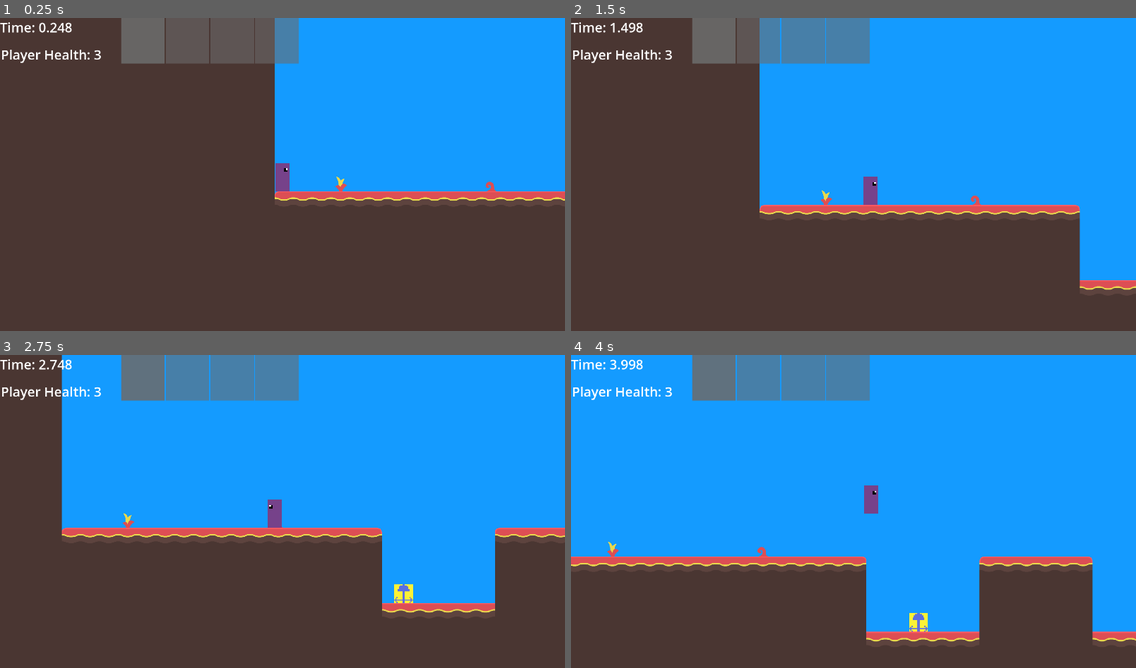
Above: before the commit, frames 1-4 (two rows, left to right).
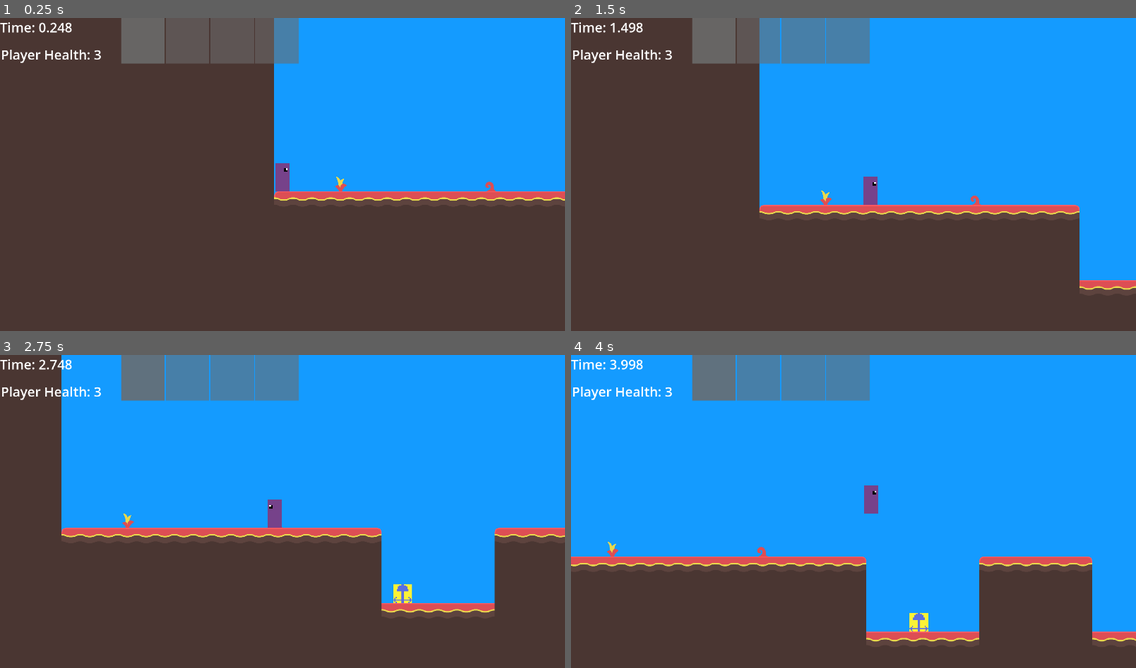
Above: after the commit, the same moments.

Repository: AidanCooper2003/AshenSkies
Game: Godot game, scene res://scenes/levels/playtest_level.tscn
The game is run twice, just before and just after one commit, with the same random seed, the same clock (stepped at 60 frames per second) and the same inputs.
Inputs (mouse positions are in pixels of both pictures, inside the frame that each line leads up to):
- Up to frame 1 (0.25 s): no input
- Up to frame 2 (1.5 s): move the mouse to (977, 161) at 0.52 s; press the mouse at (977, 161) at 0.53 s; hold D (Move Right) from 0.53 s (still down); tap Space (Jump) at 0.77 s; move the mouse to (740, 193) at 1.27 s; release the mouse at (740, 193) at 1.28 s; right-click (740, 193) at 1.35 s
- Up to frame 3 (2.75 s): tap Space (Jump) at 1.52 s; move the mouse to (339, 442) at 2.02 s; release D (Move Right) at 2.03 s; hold A (Move Left) from 2.03 s (still down); tap Mouse wheel down (SwapWeaponDown) at 2.1 s
- Up to frame 4 (4 s): move the mouse to (825, 577) at 2.77 s; release A (Move Left) at 2.78 s; hold D (Move Right) from 2.78 s (still down); tap Mouse wheel up (SwapWeaponUp) at 2.85 s; tap Space (Jump) at 3.02, 3.77 s; move the mouse to (1023, 561) at 3.52 s; hold E (Tertiary Fire) from 3.53 s (still down)

The runs differ from the first frame. In frame 1, 0.1% of the frame differs, in the area x 48-100%, y 0-59%; in frame 2, 0.2%; in frame 3, 0.3%, in the area x 10-100%, y 0-83%; in frame 4, 0.2%.

Commit message:
Added spikeball launcher to recipes for now

Diff:
--- a/csv/recipes.csv
+++ b/csv/recipes.csv
@@ -1,5 +1,5 @@
 Item-name,Item-tags,Item-quality,Is-offensive,Icon-path,Scene-path
-Spikeball Launcher,Gun,2,TRUE,,
+Spikeball Launcher,Test,2,TRUE,spikeball_launcher.png,spikeball_launcher.tscn
 2Gun,Gun,2,TRUE,,
 3Gun,Gun,2,TRUE,,
 4Gun,Gun,2,TRUE,,
--- a/scenes/levels/playtest_level.tscn
+++ b/scenes/levels/playtest_level.tscn
@@ -89,6 +89,7 @@
 mouse_default_cursor_shape = 2
 
 [node name="TileMap" type="TileMap" parent="."]
+position = Vector2(-1, 0)
 tile_set = ExtResource("2_n6233")
 format = 2
 layer_0/tile_data = PackedInt32Array(393216, 983044, 11, 327680, 983044, 11, 327681, 983044, 11, 393217, 983044, 11, 19 …(63002 unchanged characters)…
Not shown, changed: exports/exports.zip
Not shown, changed: exports/index.html
Not shown, changed: exports/index.pck
